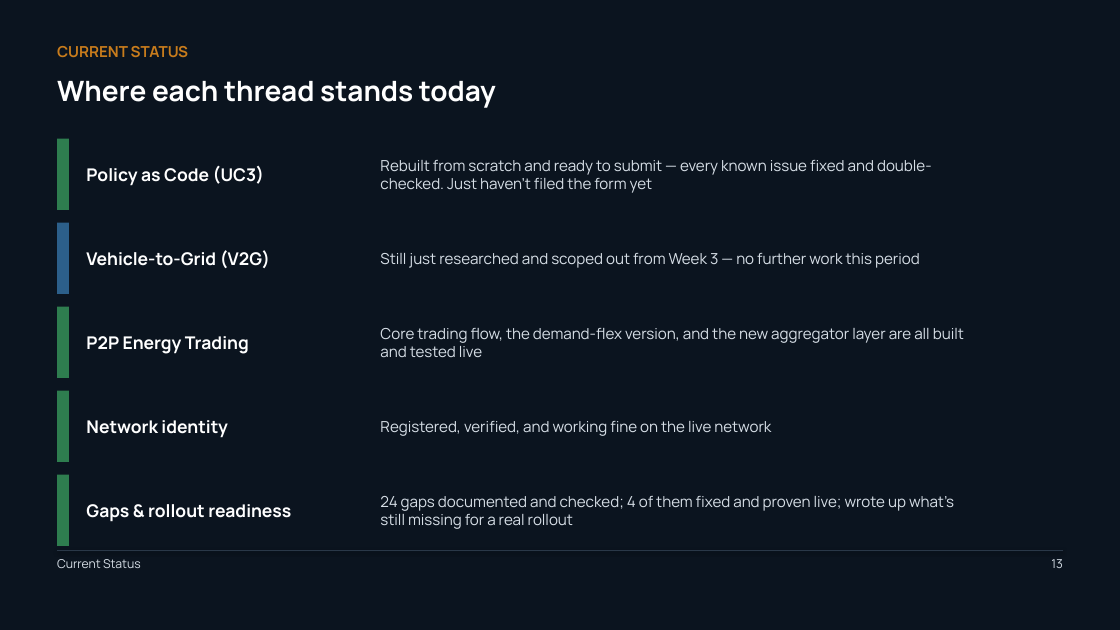
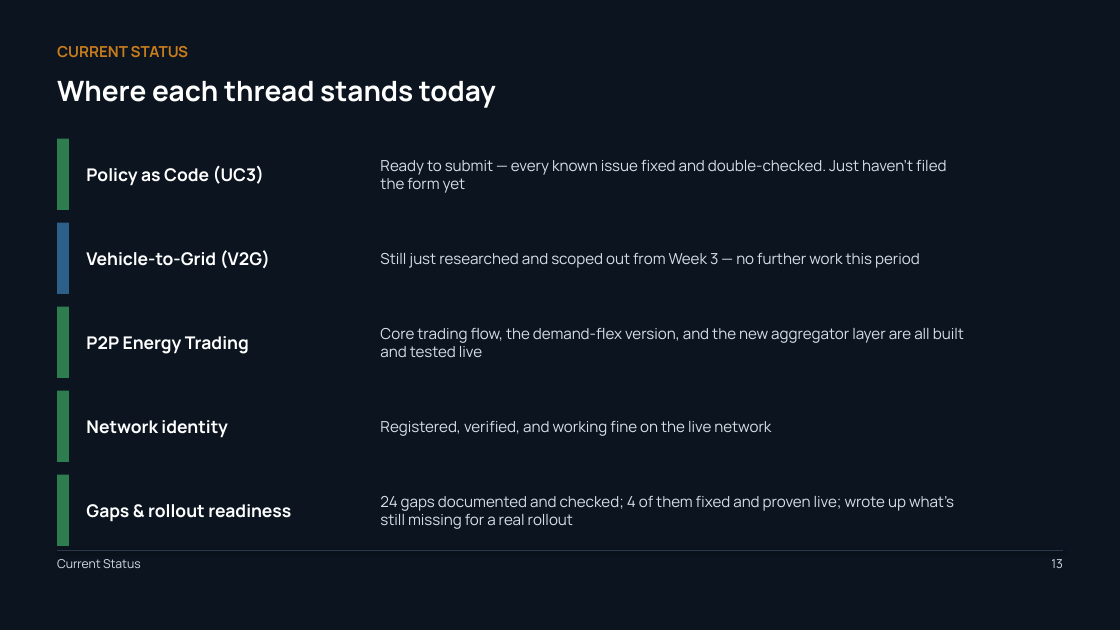
Before and after one commit to Sanjay-dev22/personal-deg, a slide deck: slide 13 of work-record/DEG-IES-Work-Record.pptx. Drawn at 1120x630 pixels with LibreOffice and Linux fonts; fonts in the diff are those of the drawing. Boxes give left, top, right and bottom in pixels: in the first picture for what was removed or moved away, otherwise in the second. Text is boxed around its words. In the diff, an @@ line names an element or a change of style, - is before the commit and + after.

```diff
--- a/work-record/DEG-IES-Work-Record.pptx
+++ b/work-record/DEG-IES-Work-Record.pptx
@@ text at (380, 160, 946, 193): text changed @@
-Rebuilt from scratch and ready to submit — every known issue fixed and double-checked. Just haven't filed the form yet
+Ready to submit — every known issue fixed and double-checked. Just haven't filed the form yet
```
Also in this commit, not shown: 4 other slides changed, 1 slide added, 1 slide removed.
